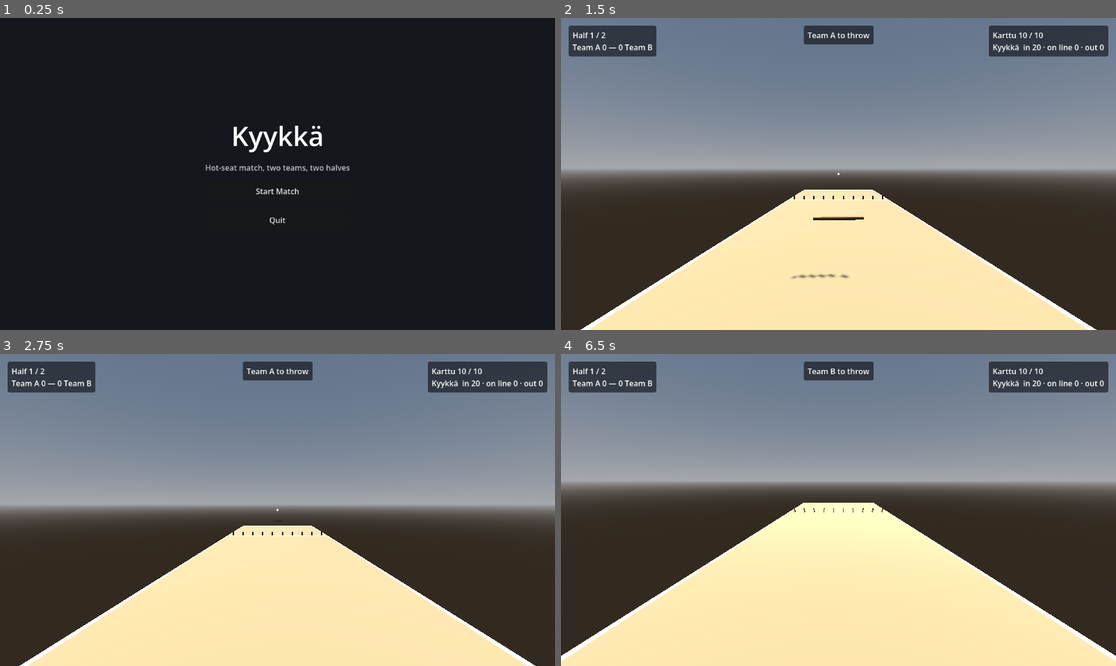
Above: before the commit, frames 1-4 (two rows, left to right).
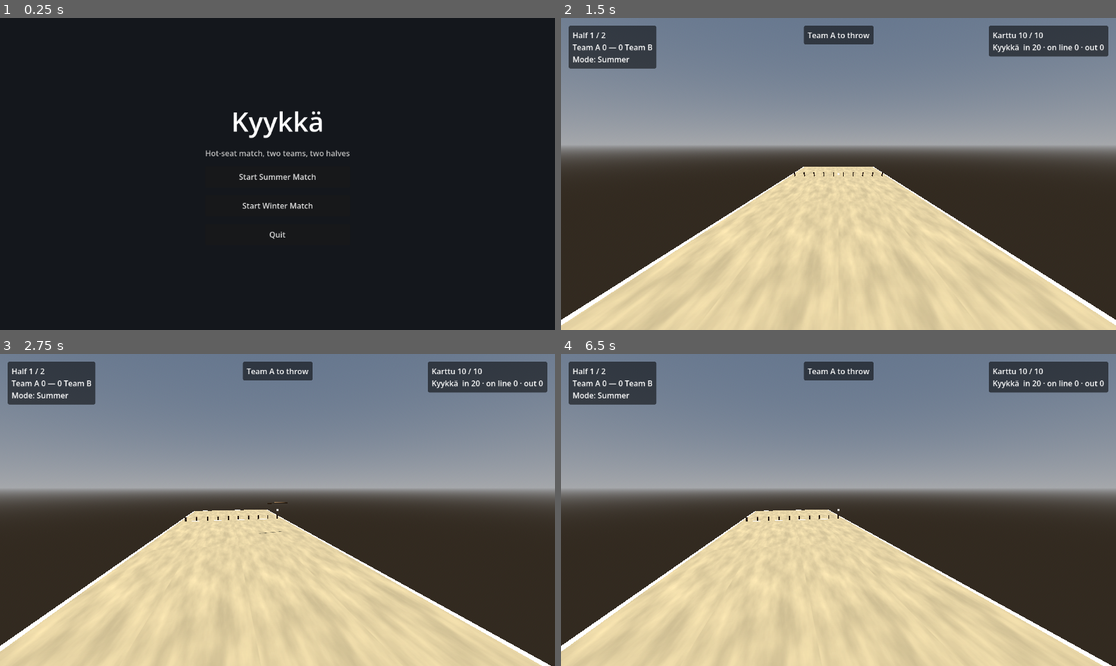
Above: after the commit, the same moments.

Repository: ration/kyykka
Game: Godot game, scene res://scenes/main_menu.tscn
Two runs of this game, one before a commit and one after it. Both use one fixed random seed, a clock stepped at 60 frames per second and the inputs below.
Inputs (mouse positions are in pixels of both pictures, inside the frame that each line leads up to):
- Up to frame 1 (0.25 s): no input
- Up to frame 2 (1.5 s): click (838, 192) at 0.5 s, where only the run before the commit has a clickable "Start Match"; click (838, 177) at 1.25 s, where only the run after the commit has a clickable "Start Summer Match"
- Up to frame 3 (2.75 s): tap Enter at 2 s; move the mouse to (305, 510) at 2.02 s; hold Shift from 2.03 s (still down); click (305, 510) at 2.17 s
- Up to frame 4 (6.5 s): move the mouse to (810, 510) at 2.77 s; release Shift at 2.78 s; tap Alt at 2.85, 5.1 s; click (810, 510) at 2.92 s; tap Space at 3.5, 5 s; move the mouse to (849, 503) at 3.52 s; tap Ctrl at 3.6, 5.85 s; click (849, 503) at 3.67 s; tap Enter at 4.25, 5.75 s; move the mouse to (832, 516) at 4.27 s; tap Shift at 4.35 s; click (832, 516) at 4.42 s; move the mouse to (877, 513) at 5.02 s; click (877, 513) at 5.17 s; move the mouse to (794, 506) at 5.77 s; click (794, 506) at 5.92 s

The runs differ from the first frame. In frame 1, 1.8% of the frame differs, in the area x 37-63%, y 29-71%; in frame 2, 32%, in the area x 0-100%, y 12-100%; in frame 3, 29%; in frame 4, 29%.

Commit message:
WIP: Summer / Winter modes (not yet verified end-to-end)
Main menu picks Summer or Winter; a GameMode autoload holds the choice
so the court and karttu can read it in _ready(). Ground gets a
procedural FastNoiseLite → ImageTexture with mode-specific colours;
karttu drops friction 5x and roughly halves landed damping in winter so
it keeps sliding across the pesä after landing. HUD shows the active
season.

Not yet run end-to-end: last simulate_throws attempt hit a compile
error because the autoload wasn't registered before the import cache
regenerated. Reimport should fix that (verified project loads with the
autoload after --import), but a full sim through both modes hasn't
been run yet on this branch.

Co-Authored-By: Claude Opus 4.7 (1M context) <noreply@anthropic.com>

Diff:
--- a/project.godot
+++ b/project.godot
@@ -14,6 +14,10 @@
 run/main_scene="res://scenes/main_menu.tscn"
 config/features=PackedStringArray("4.7", "Forward Plus")
 
+[autoload]
+
+GameMode="*res://scripts/game_mode.gd"
+
 [editor_plugins]
 
 enabled=PackedStringArray("res://addons/gut/plugin.cfg")
--- a/scripts/court.gd
+++ b/scripts/court.gd
@@ -13,7 +13,9 @@
 @export var pesa_side_margin: float = 0.25  ## gap between kyykkä pairs and the pesä's side lines
 @export var line_width: float = 0.08    ## metres
 @export var line_color: Color = Color.WHITE
-@export var ground_color: Color = Color(0.76, 0.66, 0.47)  ## sand/gravel
+@export var ground_texture_size: int = 128  ## pixels per side of the procedural ground noise; higher = crisper, slower to build
+@export var ground_texture_frequency: float = 0.04  ## FastNoiseLite frequency; higher = smaller mottling
+@export var ground_texture_tiling: float = 4.0  ## how many times the texture repeats across the court
 @export var ground_margin: float = 5.0  ## collision extends this far past the drawn court on each side
 @export var ground_thickness: float = 0.2
 
@@ -63,13 +65,36 @@
 	plane.size = Vector2(court_width, court_length)
 
 	var mat := StandardMaterial3D.new()
-	mat.albedo_color = ground_color
+	mat.albedo_texture = _build_ground_texture()
+	mat.uv1_scale = Vector3(ground_texture_tiling, ground_texture_tiling, 1)
 
 	var ground := MeshInstance3D.new()
 	ground.name = "Ground"
 	ground.mesh = plane
 	ground.material_override = mat
 	return ground
+
+
+## Procedural noise texture whose two-colour ramp is chosen by GameMode
+## (sandy tones in summer, snow in winter — see scripts/game_mode.gd).
+## Built pixel-by-pixel via FastNoiseLite into an ImageTexture rather than
+## via NoiseTexture2D so it's ready synchronously here (NoiseTexture2D
+## generates in a background thread and might leave the first frame
+## untextured), and small enough (128 px default) that the one-off cost
+## is negligible.
+func _build_ground_texture() -> ImageTexture:
+	var noise := FastNoiseLite.new()
+	noise.noise_type = FastNoiseLite.TYPE_PERLIN
+	noise.frequency = ground_texture_frequency
+	var low_color: Color = GameMode.ground_low_color()
+	var high_color: Color = GameMode.ground_high_color()
+
+	var image := Image.create(ground_texture_size, ground_texture_size, false, Image.FORMAT_RGB8)
+	for y in range(ground_texture_size):
+		for x in range(ground_texture_size):
+			var n := noise.get_noise_2d(float(x), float(y)) * 0.5 + 0.5
+			image.set_pixel(x, y, low_color.lerp(high_color, n))
+	return ImageTexture.create_from_image(image)
 
 
 ## Flat collision slab under the whole court (plus a margin) so kyykkä and
--- /dev/null
+++ b/scripts/game_mode.gd
@@ -0,0 +1,53 @@
+extends Node
+## Autoload singleton (registered as `GameMode` in project.godot). Holds
+## the current season chosen from the main menu so the court and karttu
+## can look at it during their own _ready() without needing a scene-arg
+## channel through change_scene_to_file().
+##
+## Summer keeps the current sand-court defaults; winter uses a snow-lit
+## palette and lowers karttu friction/landed-damping so the karttu keeps
+## sliding across the pesä after landing (real winter kyykkä on ice).
+## Only the karttu is affected — the kyykkä pieces still use the sturdy
+## damping they need to stay upright and settle without rocking on
+## BoxShape3D corners (see the corner-balance note in CLAUDE.md).
+
+enum Mode { SUMMER, WINTER }
+
+var current: Mode = Mode.SUMMER
+
+
+func mode_name() -> String:
+	return "Winter" if current == Mode.WINTER else "Summer"
+
+
+# Karttu tuning ---------------------------------------------------------------
+# Summer values are the current tuned defaults from CLAUDE.md's karttu note
+# (friction 0.1, landed_linear_damp 2.0, landed_angular_damp 3.0). Winter
+# drops friction 5x and roughly halves landed damping so a landed karttu
+# slides much further on the "ice"; still short enough that the karttu
+# settles within settle_timeout_seconds (5s), verified via
+# tools/simulate_throws.gd.
+
+func karttu_friction() -> float:
+	return 0.02 if current == Mode.WINTER else 0.1
+
+
+func karttu_landed_linear_damp() -> float:
+	return 0.7 if current == Mode.WINTER else 2.0
+
+
+func karttu_landed_angular_damp() -> float:
+	return 1.5 if current == Mode.WINTER else 3.0
+
+
+# Ground appearance -----------------------------------------------------------
+# Two colours per mode form a low-frequency noise texture (see court.gd's
+# _build_ground) so the field isn't just a flat colour. Winter's colours
+# stay very close so the surface reads as snow rather than sky-blue paint.
+
+func ground_low_color() -> Color:
+	return Color(0.86, 0.90, 0.96) if current == Mode.WINTER else Color(0.55, 0.48, 0.34)
+
+
+func ground_high_color() -> Color:
+	return Color(0.98, 0.99, 1.0) if current == Mode.WINTER else Color(0.82, 0.72, 0.52)
--- a/scripts/karttu.gd
+++ b/scripts/karttu.gd
@@ -61,6 +61,14 @@
 
 func _ready() -> void:
 	super._ready()
+	# Mode-dependent tuning: winter drops friction and landed damping so
+	# the karttu keeps sliding across the pesä after landing (see
+	# scripts/game_mode.gd). Applied here rather than at the .tscn level
+	# so main-menu mode choice takes effect without a scene-per-mode.
+	physics_material_override.friction = GameMode.karttu_friction()
+	landed_linear_damp = GameMode.karttu_landed_linear_damp()
+	landed_angular_damp = GameMode.karttu_landed_angular_damp()
+
 	contact_monitor = true
 	max_contacts_reported = 4
 	# COMBINE (the default) adds the project's default_linear_damp (0.1)
--- a/scripts/ui/hud.gd
+++ b/scripts/ui/hud.gd
@@ -44,6 +44,9 @@
 
 	_score_label = _label("")
 	box.add_child(_score_label)
+
+	var mode_label := _label("Mode: %s" % GameMode.mode_name())
+	box.add_child(mode_label)
 
 	var top_center := _panel()
 	top_center.position = Vector2(0, margin)
--- a/scripts/ui/main_menu.gd
+++ b/scripts/ui/main_menu.gd
@@ -46,7 +46,8 @@
 	subtitle.add_theme_color_override("font_color", Color(0.75, 0.75, 0.75))
 	box.add_child(subtitle)
 
-	box.add_child(_menu_button("Start Match", _start_match))
+	box.add_child(_menu_button("Start Summer Match", _start_summer))
+	box.add_child(_menu_button("Start Winter Match", _start_winter))
 	box.add_child(_menu_button("Quit", _quit_game))
 
 
@@ -58,7 +59,13 @@
 	return button
 
 
-func _start_match() -> void:
+func _start_summer() -> void:
+	GameMode.current = GameMode.Mode.SUMMER
+	get_tree().change_scene_to_file(COURT_SCENE)
+
+
+func _start_winter() -> void:
+	GameMode.current = GameMode.Mode.WINTER
 	get_tree().change_scene_to_file(COURT_SCENE)
 
 
Not shown, added: scripts/game_mode.gd.uid
Not shown, changed: CLAUDE.md
Not shown, changed: ROADMAP.md
